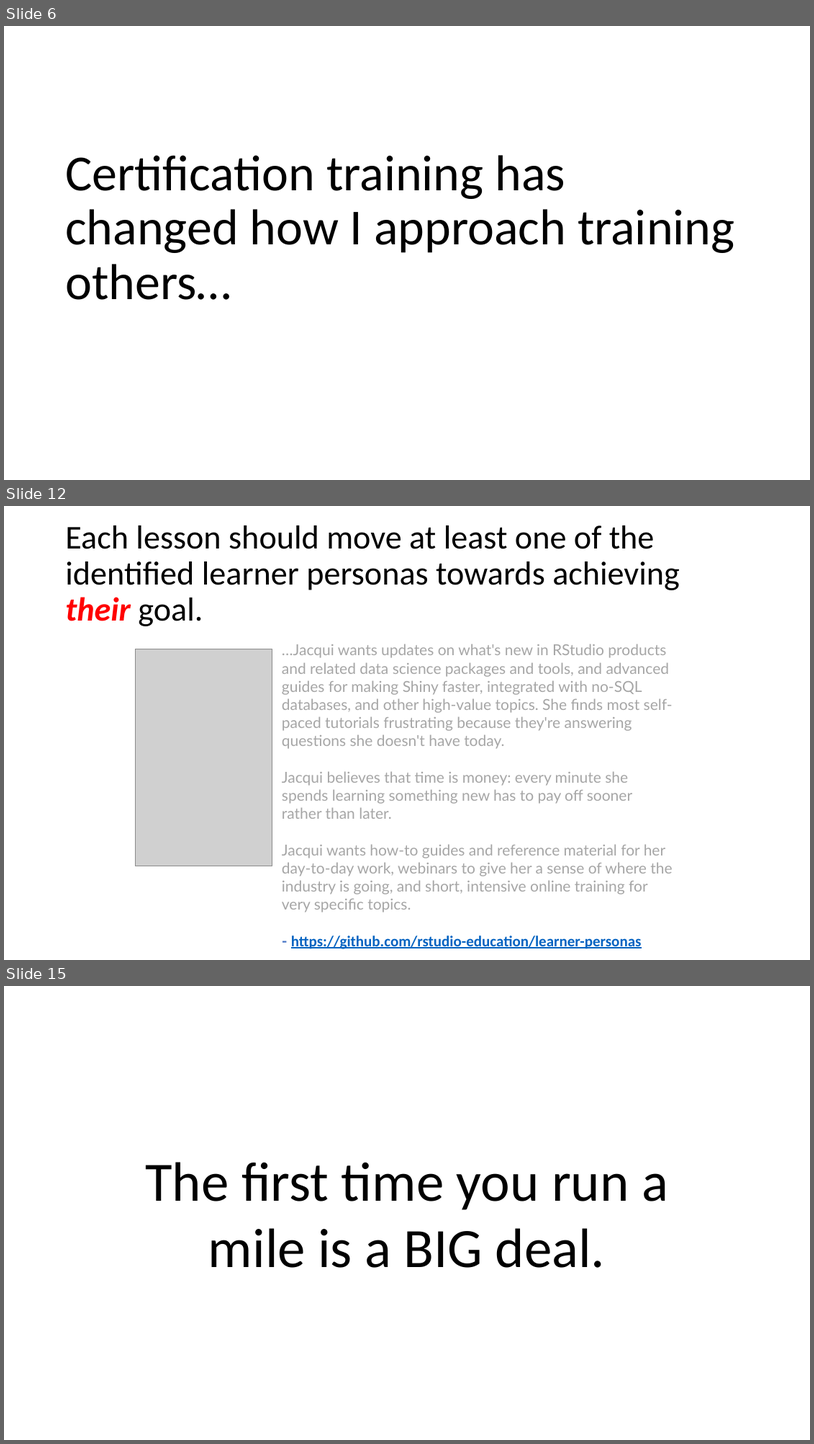
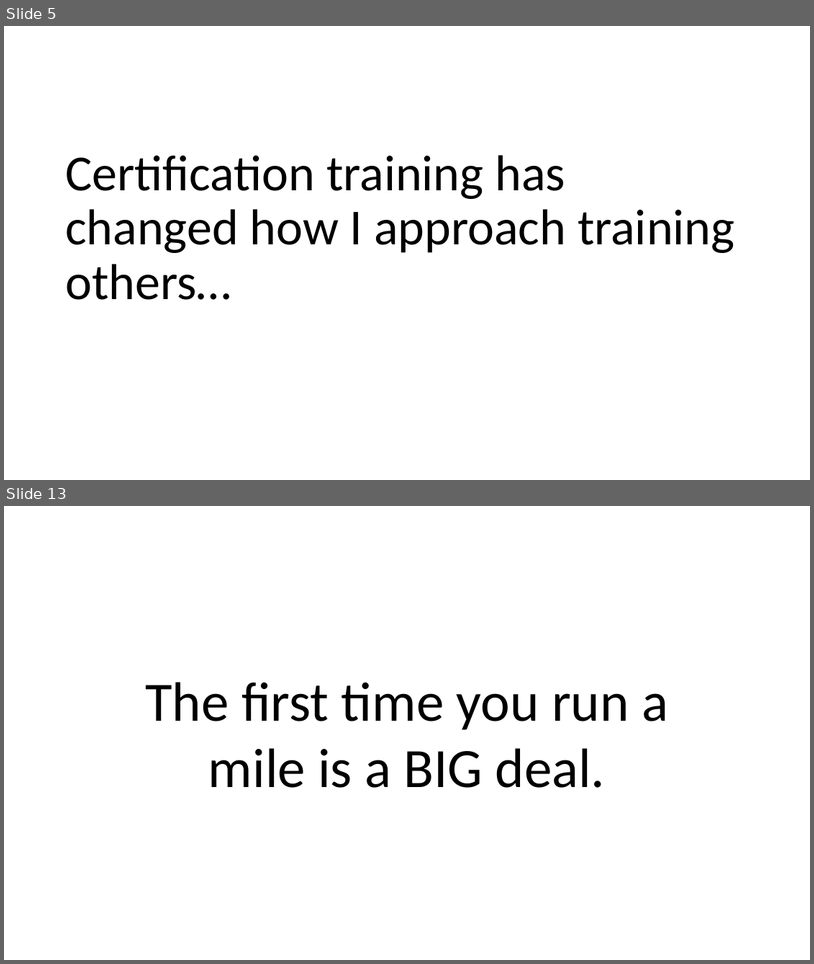
Before and after one commit to MikeKSmith/RStudioConf2020, a slide deck: Learn to teach_MikeKSmith.pptx. Shown one above the other, each under a label of ours: slides 6, 12 and 15 before the commit, slides 5 and 13 after it; the slides between them are not shown. The pictures are 814x1444 and 814x964 pixels, drawn with LibreOffice and Linux fonts; fonts in the diff are those of the drawing; grey boxes stand for pictures. Boxes give left, top, right and bottom in pixels: in the first picture for what was removed or moved away, otherwise in the second. Text is boxed around its words. In the diff, an @@ line names an element or a change of style, - is before the commit and + after.

Commit message:
Update slide deck for lightning talk.
Lightning talk at RStudio conference 2020 on "Learn to teach, for goodness sake". Covering RStudio certification and what it means to me as a trainer, and what it means for delegates being trained.

```diff
--- a/Learn to teach_MikeKSmith.pptx
+++ b/Learn to teach_MikeKSmith.pptx
@@ slide 12 removed at (x1=4, y1=506, x2=810, y2=960), background #FFFFFF @@
@@ title removed at (x1=65, y1=525, x2=680, y2=626) @@
-Each lesson should move at least one of the identified learner personas towards achieving their goal.
@@ picture removed at (x1=135, y1=649, x2=272, y2=866) @@
@@ text removed at (x1=282, y1=644, x2=673, y2=912) @@
-…Jacqui wants updates on what's new in RStudio products and related data science packages and tools, and advanced guides for making Shiny faster, integrated with no-SQL databases, and other high-value topics. She finds most self-paced tutorials frustrating because they're answering questions she doesn't have today.
-Jacqui believes that time is money: every minute she spends learning something new has to pay off sooner rather than later.
-Jacqui wants how-to guides and reference material for her day-to-day work, webinars to give her a sense of where the industry is going, and short, intensive online training for very specific topics.
-- https://github.com/rstudio-education/learner-personas
@@ what was slide 6 is now slide 5 @@
@@ what was slide 15 is now slide 13 @@
```
Also in this commit, not shown: 6 slides changed, 4 slides added, 14 other slides removed.
